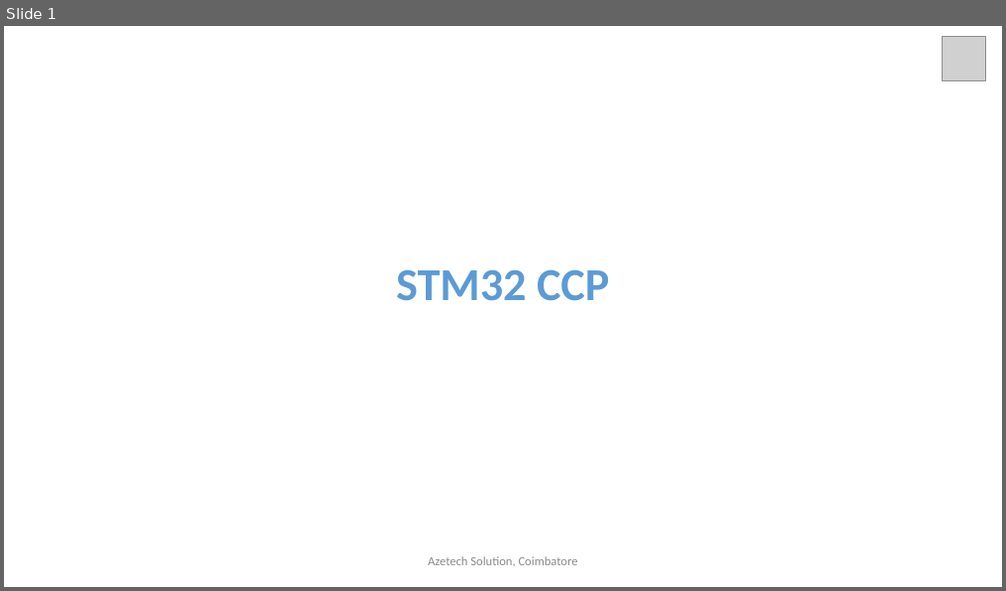
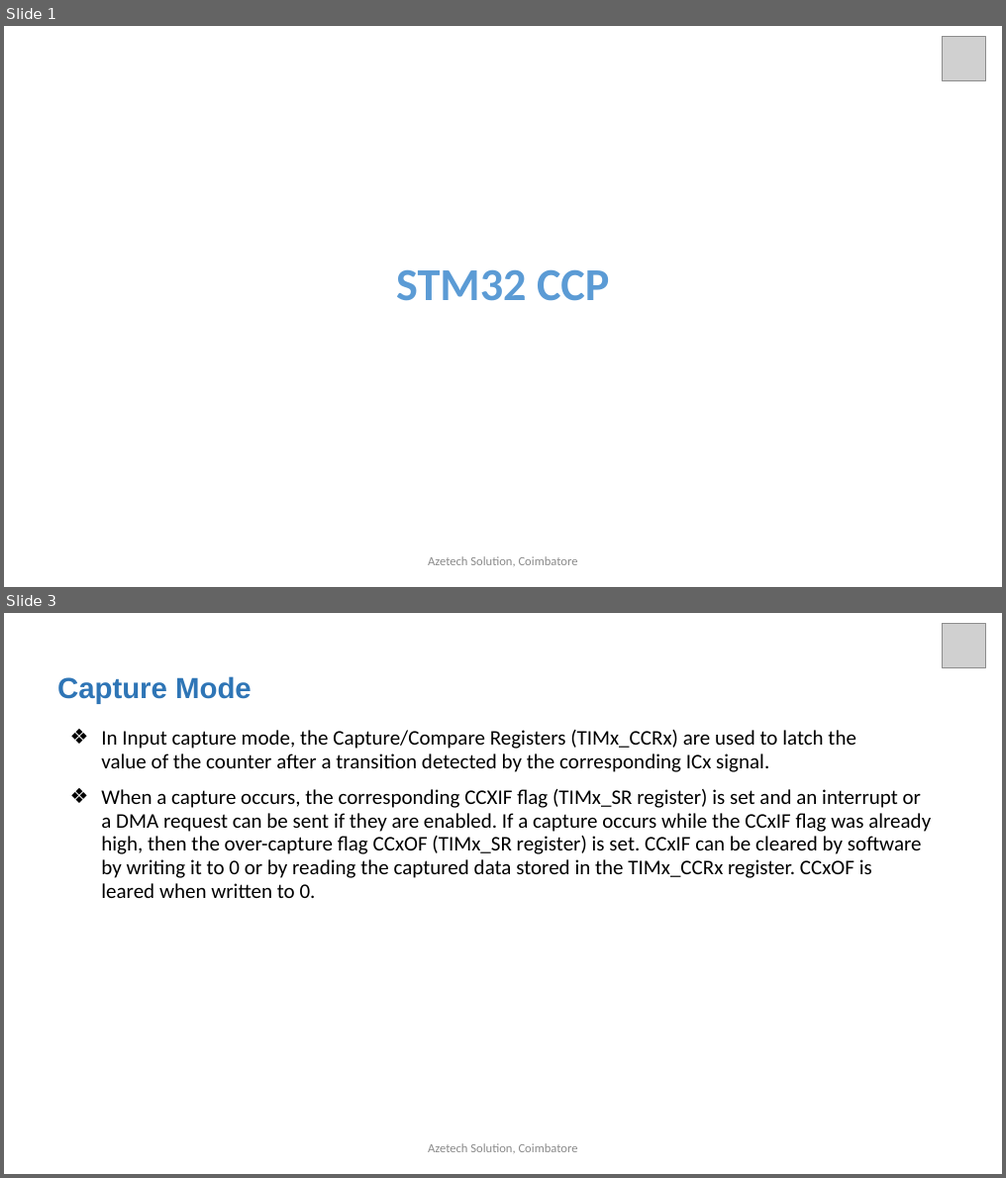
Before and after one commit to arulnelson/AZETECH-CLASS-NOTES, a slide deck: STM32_DOCS/STM32_CCP.pptx. Shown one above the other, each under a label of ours: slide 1 before the commit, slides 1 and 3 after it; the slides between them are not shown. The pictures are 1006x591 and 1006x1178 pixels, drawn with LibreOffice and Linux fonts; fonts in the diff are those of the drawing; grey boxes stand for pictures. Boxes give left, top, right and bottom in pixels: in the first picture for what was removed or moved away, otherwise in the second. Text is boxed around its words. In the diff, an @@ line names an element or a change of style, - is before the commit and + after.

```diff
--- a/STM32_DOCS/STM32_CCP.pptx
+++ b/STM32_DOCS/STM32_CCP.pptx
@@ slide 3 added at <box>4,613,1002,1174</box>, background #FFFFFF @@
@@ picture added at <box>943,624,986,667</box> @@
@@ text added at <box>57,676,252,704</box>, 28 pt, text #2E75B6, bold @@
+Capture Mode
@@ text added at <box>101,730,931,898</box>, 20 pt, text #000000 @@
+❖ In Input capture mode, the Capture/Compare Registers (TIMx_CCRx) are used to latch the
+  value of the counter after a transition detected by the corresponding ICx signal.
+❖ When a capture occurs, the corresponding CCXIF flag (TIMx_SR register) is set and an interrupt or
+  a DMA request can be sent if they are enabled. If a capture occurs while the CCxIF flag was already high, then the over-capture flag CCxOF (TIMx_SR register) is set. CCxIF can be cleared by software by writing it to 0 or by reading the captured data stored in the TIMx_CCRx register. CCxOF is leared when written to 0.
@@ text added at <box>428,1144,578,1154</box>, 12 pt, text #8C8C8C @@
+Azetech Solution, Coimbatore
```
Also in this commit, not shown: 2 slides changed, 17 other slides added, 7 slides removed.
